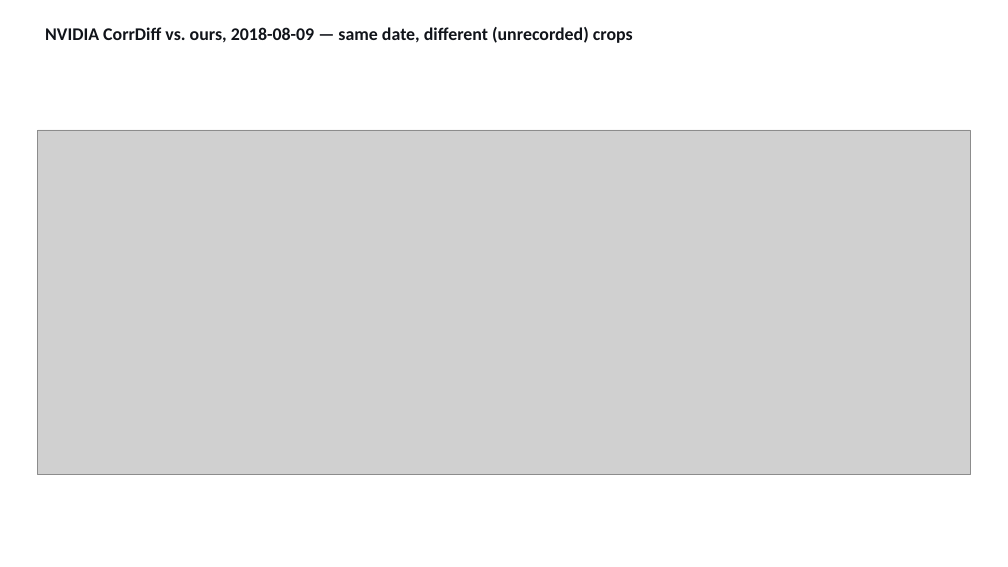
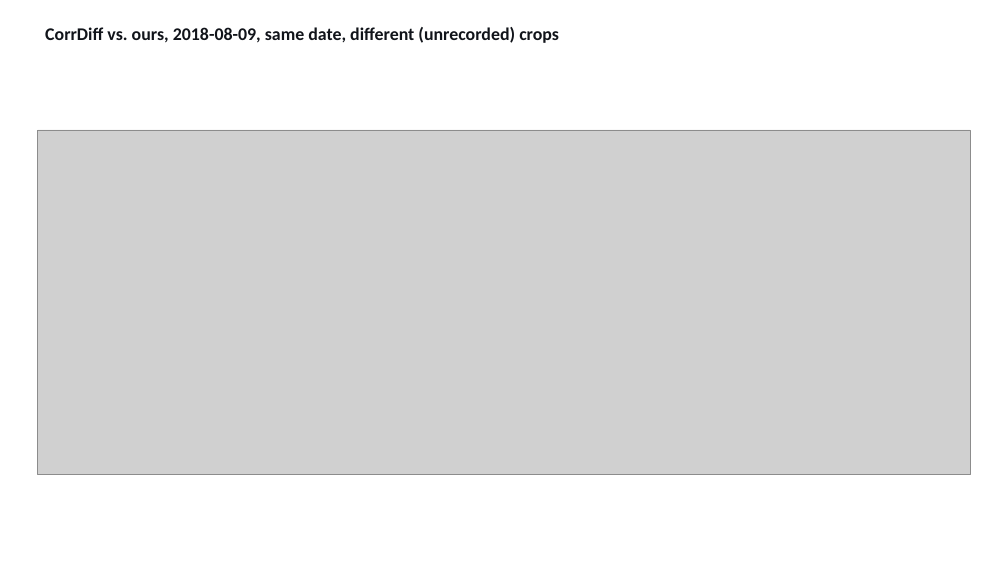
Before and after one commit to milhud/diffusion_downscaling_model, a slide deck: slide 8 of results/corrdiff_comparison/corrdiff_benchmark_slides.pptx (slide 9 before the commit). Drawn at 1008x567 pixels with LibreOffice and Linux fonts; fonts in the diff are those of the drawing; grey boxes stand for pictures. Boxes give left, top, right and bottom in pixels: in the first picture for what was removed or moved away, otherwise in the second. Text is boxed around its words. In the diff, an @@ line names an element or a change of style, - is before the commit and + after.

```diff
--- a/results/corrdiff_comparison/corrdiff_benchmark_slides.pptx
+++ b/results/corrdiff_comparison/corrdiff_benchmark_slides.pptx
@@ text at (x1=45, y1=27, x2=559, y2=43): text changed @@
-NVIDIA CorrDiff vs. ours, 2018-08-09 — same date, different (unrecorded) crops
+CorrDiff vs. ours, 2018-08-09, same date, different (unrecorded) crops
```
Also in this commit, not shown: 13 other slides changed, 2 slides added, 3 slides removed, 18 other files.
